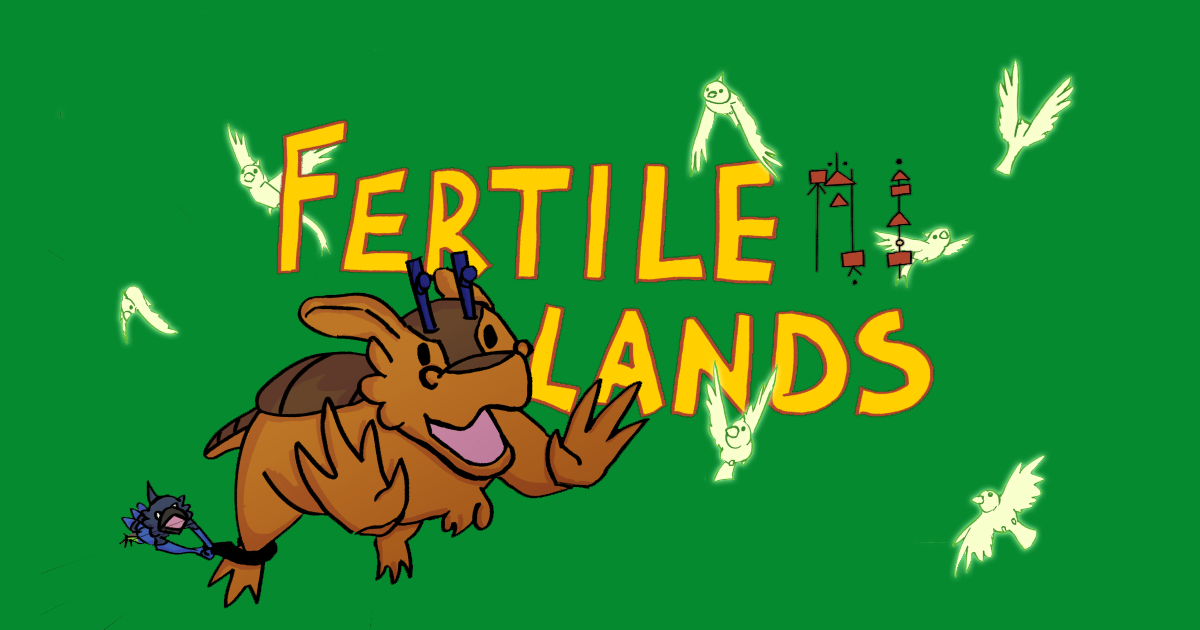
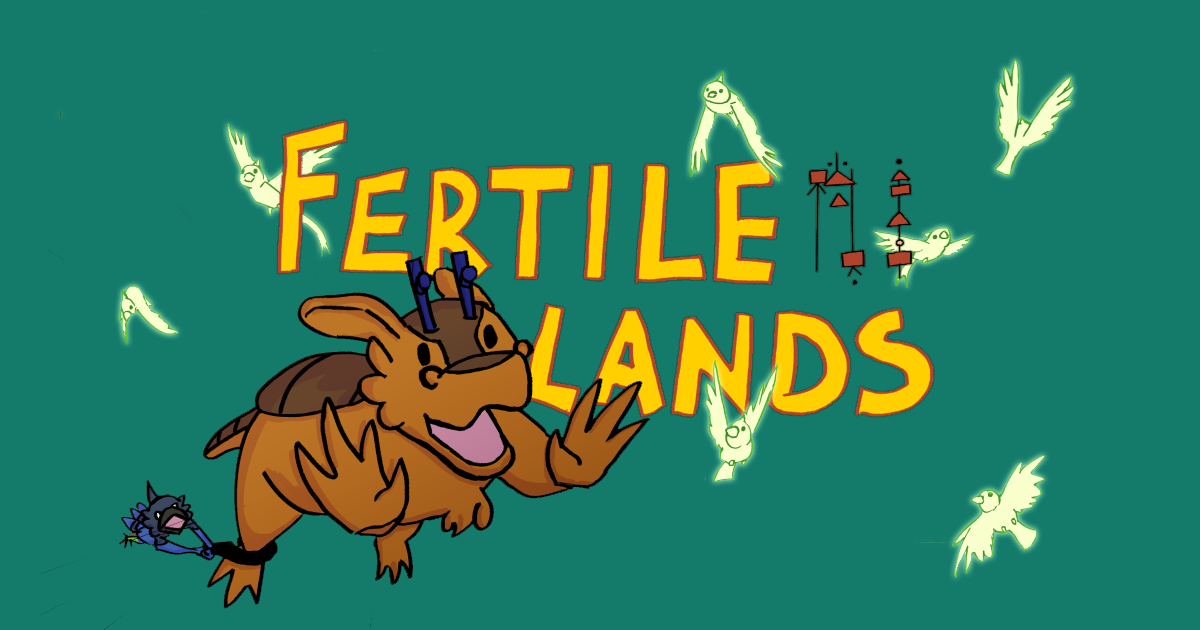
Layer changes from the first 1200 x 630 image to the second:
painted on "Gradient Fill 1" over [0, 0, 1200, 630]
painted on "Layer 9" over [0, 0, 1200, 630]